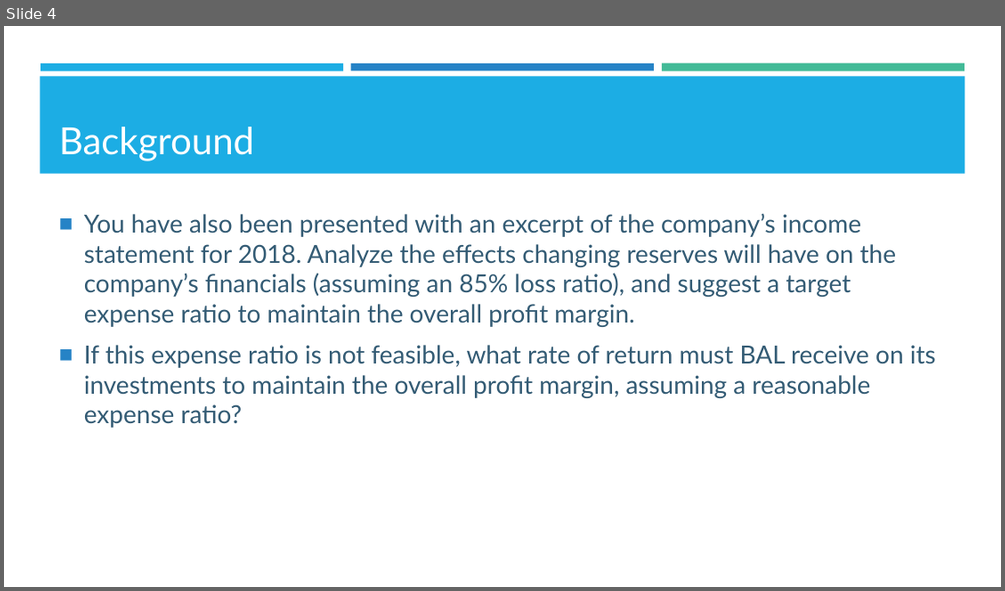
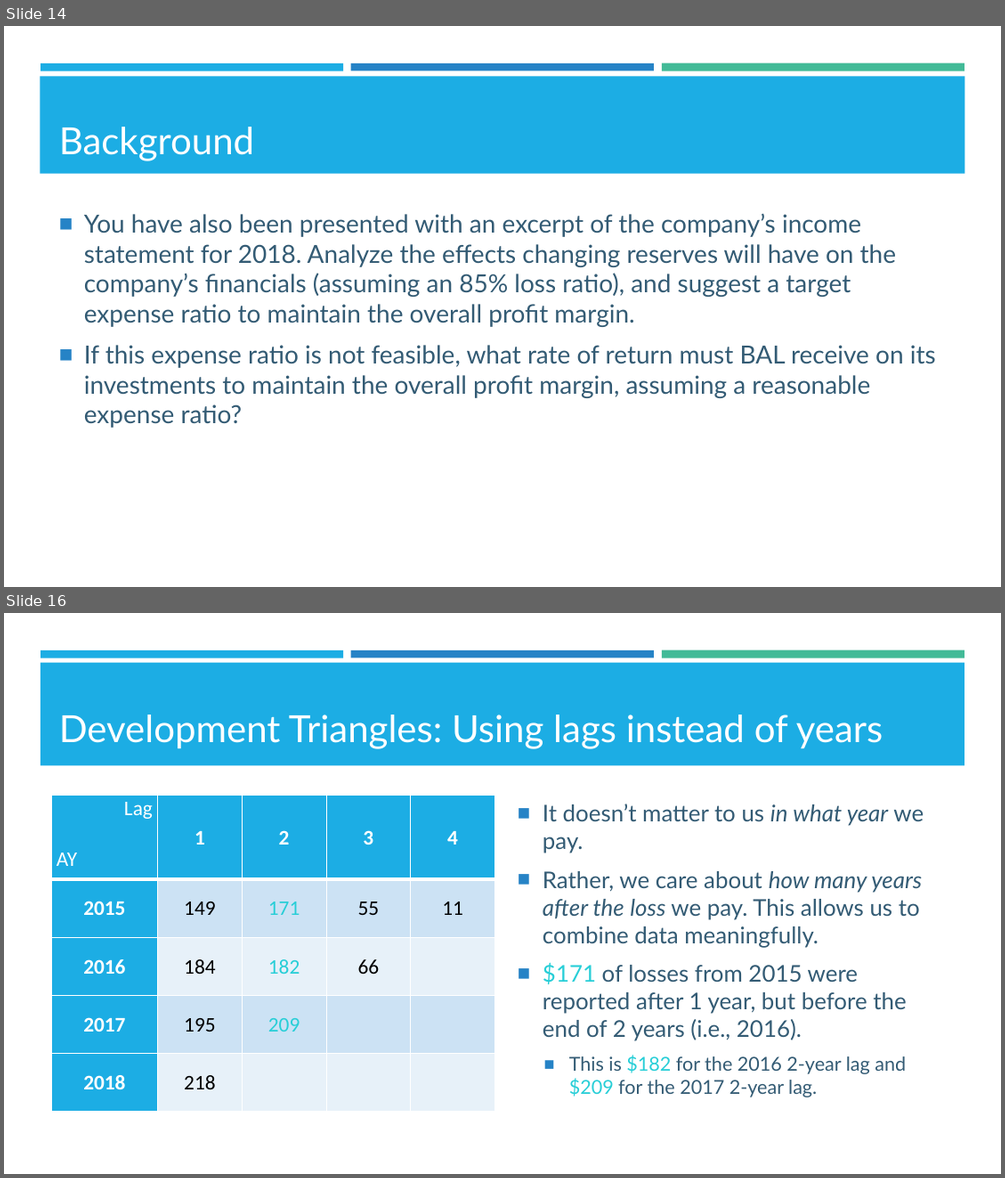
Before and after one commit to kzhu98/kzhu98.github.io, a slide deck: projects/BASWorkshops/Excel_II/Excel_II_Slides.pptx. Shown one above the other, each under a label of ours: slide 4 before the commit, slides 14 and 16 after it; the slides between them are not shown. The pictures are 1005x591 and 1005x1178 pixels, drawn with LibreOffice and Linux fonts; fonts in the diff are those of the drawing; background and template pictures are left out. Boxes give left, top, right and bottom in pixels: in the first picture for what was removed or moved away, otherwise in the second. Text is boxed around its words. In the diff, an @@ line names an element or a change of style, - is before the commit and + after.

```diff
--- a/projects/BASWorkshops/Excel_II/Excel_II_Slides.pptx
+++ b/projects/BASWorkshops/Excel_II/Excel_II_Slides.pptx
@@ slide 16 added at <box>4,613,1001,1174</box>, background #FFFFFF; not listed: 3 template elements that a slide beside it also shows @@
@@ rectangle added at <box>40,662,965,765</box>, fill #1CADE4 @@
@@ title added at <box>59,714,882,749</box>, 36 pt, text #FFFFFF @@
+Development Triangles: Using lags instead of years
@@ table added at <box>52,795,496,1111</box>, 5 rows, 5 columns @@
+Lag / AY | 1 | 2 | 3 | 4
+2015 | 149 | 171 | 55 | 11
+2016 | 184 | 182 | 66 | 
+2017 | 195 | 209 |  | 
+2018 | 218 |  |  | 
@@ text added at <box>542,803,923,1097</box>, 22.2 pt, text #335B74 @@
+■ It doesn’t matter to us in what year we pay.
+■ Rather, we care about how many years after the loss we pay. This allows us to combine data meaningfully.
+■ $171 of losses from 2015 were reported after 1 year, but before the end of 2 years (i.e., 2016).
+  ■ This is $182 for the 2016 2-year lag and $209 for the 2017 2-year lag.
@@ what was slide 4 is now slide 14 @@
```
Also in this commit, not shown: 10 other slides added, 14 other files.
